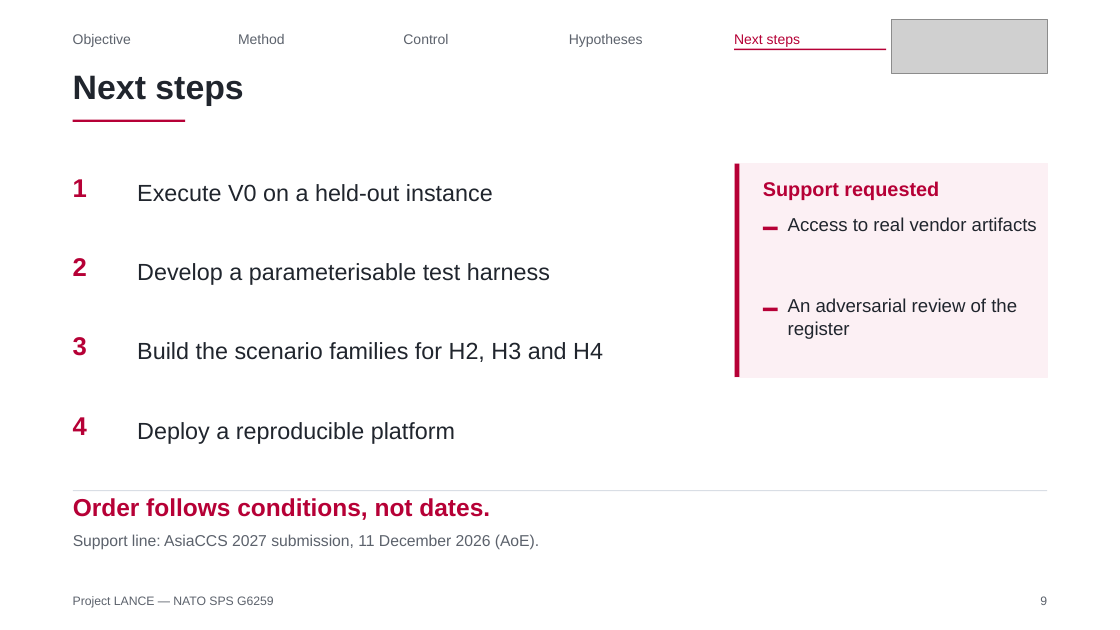
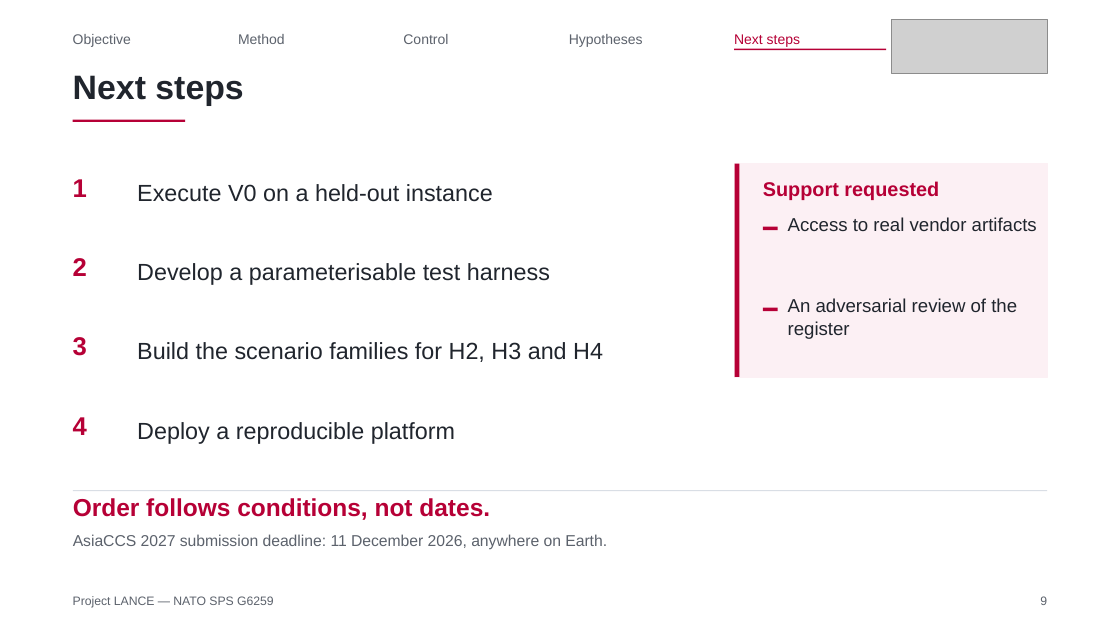
Before and after one commit to Tanguyvans/LANCE, a slide deck: slide 9 of objectifs/presentation-2026-10-23/slides.pptx. Drawn at 1120x630 pixels with LibreOffice and Linux fonts; fonts in the diff are those of the drawing; grey boxes stand for pictures. Boxes give left, top, right and bottom in pixels: in the first picture for what was removed or moved away, otherwise in the second. Text is boxed around its words. In the diff, an @@ line names an element or a change of style, - is before the commit and + after.

```diff
--- a/objectifs/presentation-2026-10-23/slides.pptx
+++ b/objectifs/presentation-2026-10-23/slides.pptx
@@ text at (x1=73, y1=534, x2=607, y2=549): text changed @@
-Support line: AsiaCCS 2027 submission, 11 December 2026 (AoE).
+AsiaCCS 2027 submission deadline: 11 December 2026, anywhere on Earth.
```
Also in this commit, not shown: 3 other slides changed, 3 other files.
